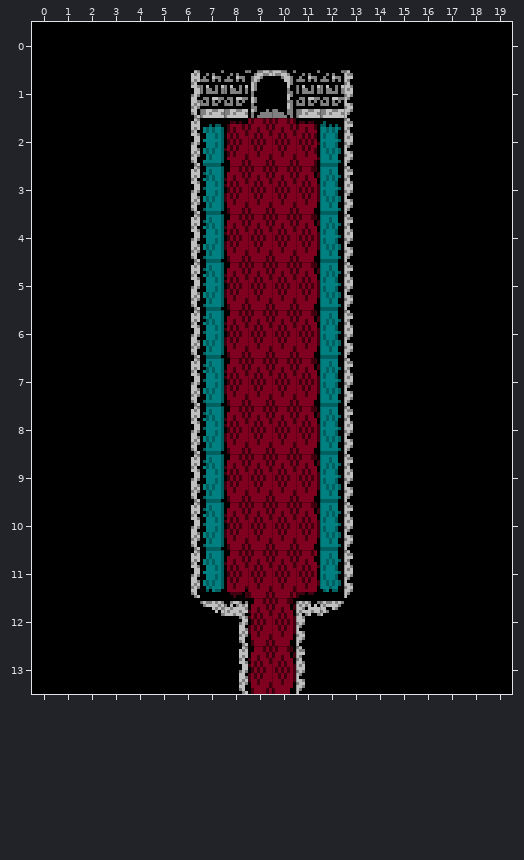
An edit to a level. Tiled map, tiled/castle_room_20.tmx. Above is the file before it was changed.
Cells are 8x16 px. Shown: x 0..19, y 0..13.
After the commit:
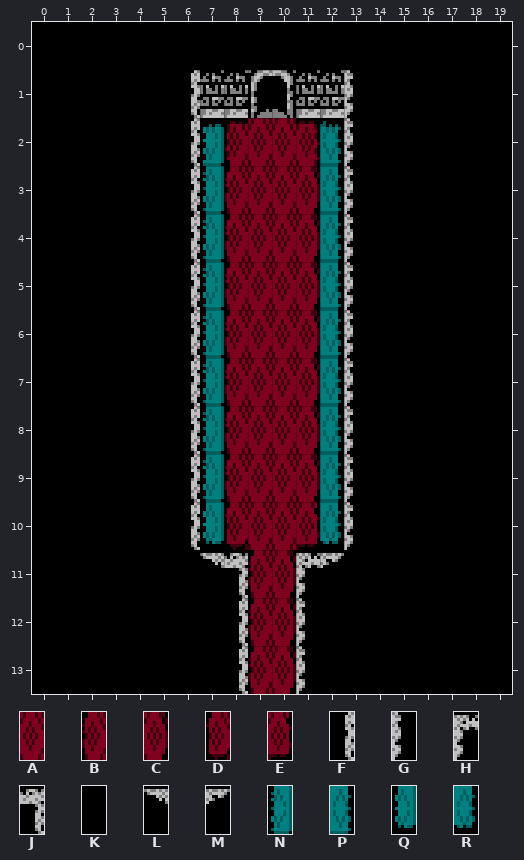
Key: from "castle_carpet": A 0, B 4, C 5, D 6, E 8; from "castle_stone": F 3, G 4, H 5, J 7, K 8, L 9, M 10; from "castle_tile": N 4, P 5, Q 6, R 8.
_ is an empty cell.
Tiles replaced or removed in this view: A, B, C, D, E, F, G, H, J, L, M, N, P, Q, R.
Commit message: room updates, track both save rooms on map
Changes in this commit:
Changed rows in their new state; . is an unchanged cell.
Layer "Tile Layer 1":
first column x 6:
10 .QD..ER.
11 KLJBCHMK
12 .KF..GK.
Changed places in both pictures, as pixel boxes (x1, y1, x2, y2):
changed: (191, 502, 353, 619)
